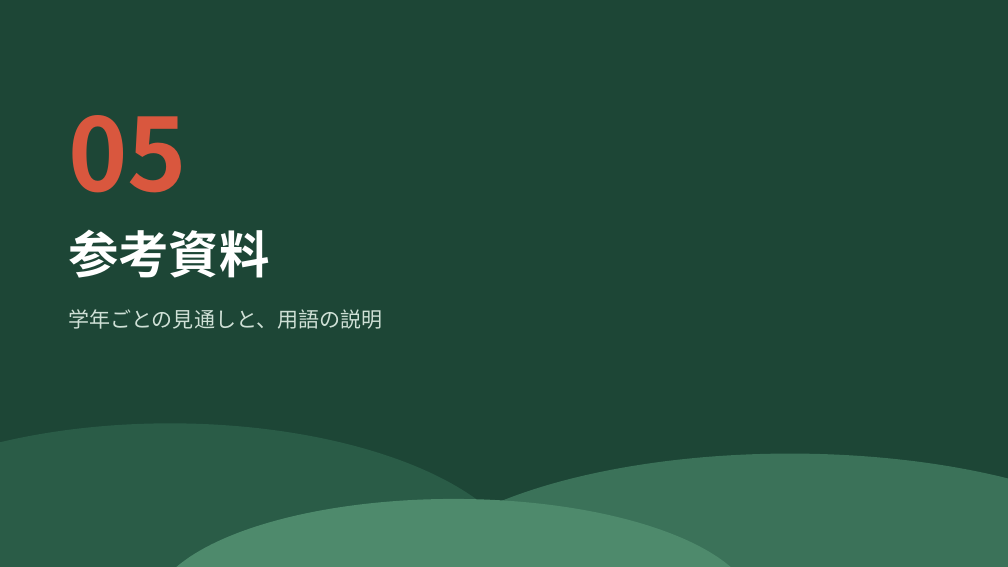
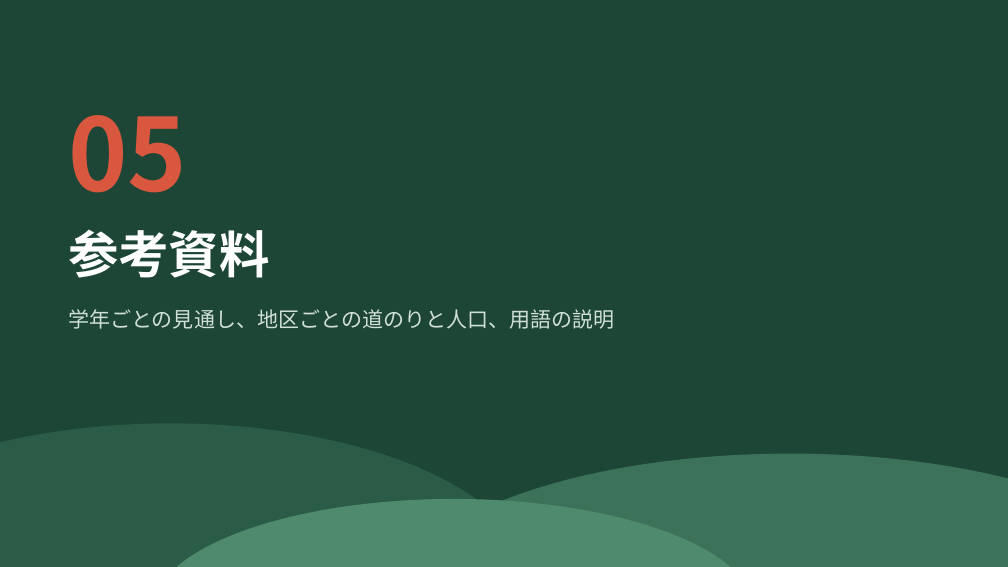
Before and after one commit to Masaki12008/GS, a slide deck: slide 31 of output/若穂地区_住民説明会資料.pptx (slide 29 before the commit). Drawn at 1008x567 pixels with LibreOffice and Linux fonts; fonts in the diff are those of the drawing. Boxes give left, top, right and bottom in pixels: in the first picture for what was removed or moved away, otherwise in the second. Text is boxed around its words. In the diff, an @@ line names an element or a change of style, - is before the commit and + after.

```diff
--- a/output/若穂地区_住民説明会資料.pptx
+++ b/output/若穂地区_住民説明会資料.pptx
@@ text at (68,309,615,329): text changed @@
-学年ごとの見通しと、用語の説明
+学年ごとの見通し、地区ごとの道のりと人口、用語の説明
```
Also in this commit, not shown: 4 slides added, 16 other files.
